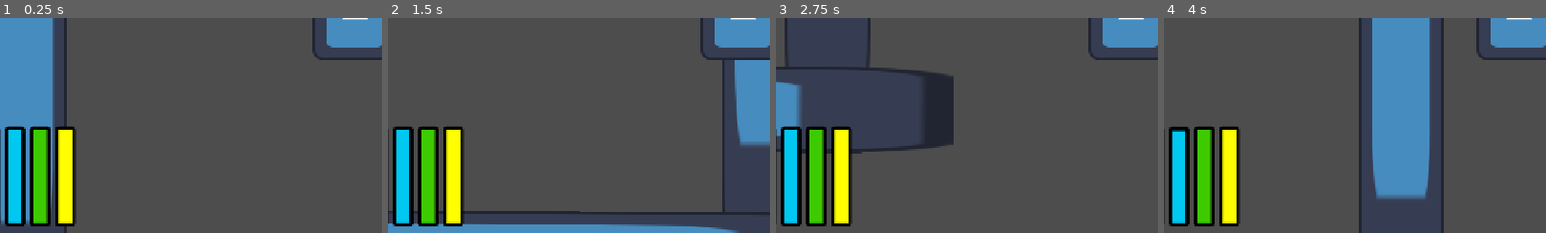
Above: before the commit, frames 1-4 (left to right).
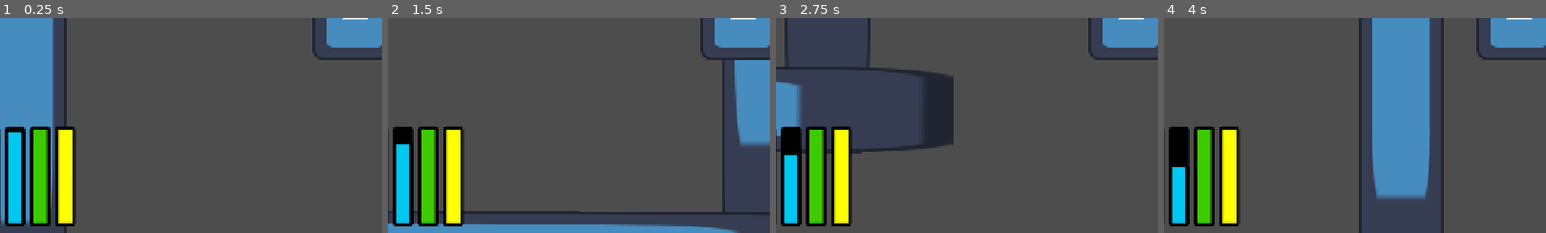
Above: after the commit, the same moments.

Repository: NolanVoke/Survival-Game-thing
Game: Godot game, scene res://main.tscn
Same seed, same stepped clock (60 frames per second), same inputs: the game is played once before the commit and once after it. The engine's default icon, where the game draws it, is replaced by a stand-in: a white triangle on a blue panel in a dark square.
Inputs (mouse positions are % of the whole screen's width and height, from its top left):
- Up to frame 1 (0.25 s): no input
- Up to frame 2 (1.5 s): tap Enter at 0.5 s; move the mouse to (72, 45) at 0.52 s; hold D (move_right) 0.53-1.28 s; hold Shift (sprint) 0.53-1.28 s; click (72, 45) at 0.67 s; move the mouse to (30, 55) at 1.27 s; hold S (move_down) from 1.28 s (still down); tap Alt at 1.35 s
- Up to frame 3 (2.75 s): move the mouse to (60, 28) at 2.02 s; release S (move_down) at 2.03 s; hold D (move_right) from 2.03 s (still down); hold Shift (sprint) from 2.03 s (still down)
- Up to frame 4 (4 s): move the mouse to (45, 70) at 2.77 s; release D (move_right) at 2.78 s; release Shift (sprint) at 2.78 s; hold W (move_forward) 2.78-3.53 s; tap Alt at 2.85 s; click (45, 70) at 2.92 s; move the mouse to (80, 65) at 3.52 s; hold A (move_left) from 3.53 s (still down); hold Shift (sprint) from 3.53 s (still down)
The pictures show only the part of the screen within x 4-54%, y 50-100%; the shares and areas given below are measured in that part.

The runs differ from the first frame. In frame 1, less than 0.1% of the frame differs, in the area x 2-7%, y 50-54%; in frame 2, 0.3%; in frame 3, 0.5%; in frame 4, 0.7%, in the area x 2-6%, y 52-70%.

Commit message:
added game over screen

Diff:
--- /dev/null
+++ b/game_over.gd
@@ -0,0 +1,14 @@
+
+extends CanvasLayer
+
+@export var status: Node
+
+# Called when the node enters the scene tree for the first time.
+func _ready() -> void:
+	visible = false
+
+# Called every frame. 'delta' is the elapsed time since the previous frame.
+func _process(delta: float) -> void:
+	if status.health == 0:
+		get_tree().paused = true
+		visible = true
--- a/main.tscn
+++ b/main.tscn
@@ -4,6 +4,8 @@
 [ext_resource type="Texture2D" uid="uid://dt6v7w1pg3gu1" path="res://icon.svg" id="2_h2yge"]
 [ext_resource type="Script" uid="uid://csnqwoevfsbgl" path="res://status.gd" id="3_h2yge"]
 [ext_resource type="Script" uid="uid://d1j1ebxxhjonw" path="res://hud.gd" id="4_1bvp3"]
+[ext_resource type="Script" uid="uid://dtbmgun5u1cc8" path="res://game_over.gd" id="5_7mycd"]
+[ext_resource type="FontFile" uid="uid://016d2dp7pf0g" path="res://assets/times.ttf" id="5_lquwl"]
 
 [sub_resource type="RectangleShape2D" id="RectangleShape2D_qyvxr"]
 size = Vector2(128, 128)
@@ -175,3 +177,37 @@
 theme_override_styles/fill = SubResource("StyleBoxFlat_2hocj")
 fill_mode = 3
 show_percentage = false
+
+[node name="GameOver" type="CanvasLayer" parent="." unique_id=890637391 node_paths=PackedStringArray("status")]
+layer = 2
+script = ExtResource("5_7mycd")
+status = NodePath("../Player/status")
+
+[node name="ColorRect" type="ColorRect" parent="GameOver" unique_id=818496992]
+anchors_preset = 15
+anchor_right = 1.0
+anchor_bottom = 1.0
+grow_horizontal = 2
+grow_vertical = 2
+color = Color(0, 0, 0, 0.2627451)
+
+[node name="Label" type="Label" parent="GameOver" unique_id=1650782690]
+anchors_preset = 8
+anchor_left = 0.5
+anchor_top = 0.5
+anchor_right = 0.5
+anchor_bottom = 0.5
+offset_left = -118.5
+offset_top = -22.5
+offset_right = 118.5
+offset_bottom = 22.5
+grow_horizontal = 2
+grow_vertical = 2
+theme_override_colors/font_color = Color(0.7806942, 4.548356e-06, 4.813075e-07, 1)
+theme_override_colors/font_outline_color = Color(0, 0, 0, 1)
+theme_override_constants/outline_size = 9
+theme_override_fonts/font = ExtResource("5_lquwl")
+theme_override_font_sizes/font_size = 40
+text = "GAME OVER"
+horizontal_alignment = 1
+uppercase = true
--- a/status.gd
+++ b/status.gd
@@ -22,13 +22,13 @@
 
 #status change rates
 const HUNGERRATE = 0.0556
-const THIRSTRATE = 0.111
+const THIRSTRATE = 10.0 #0.111
 const ENERGYRATE = 0.0278
-const HEALTHLOSSRATE = 1.67
+const HEALTHLOSSRATE = 20.0 #1.67
 
 # Called when the node enters the scene tree for the first time.
 func _ready() -> void:
-	pass # Replace with function body.
+	pass
 
 
 # Called every frame. 'delta' is the elapsed time since the previous frame.
Binary file added: assets/times.ttf
Not shown, added: assets/times.ttf.import
Not shown, added: game_over.gd.uid
